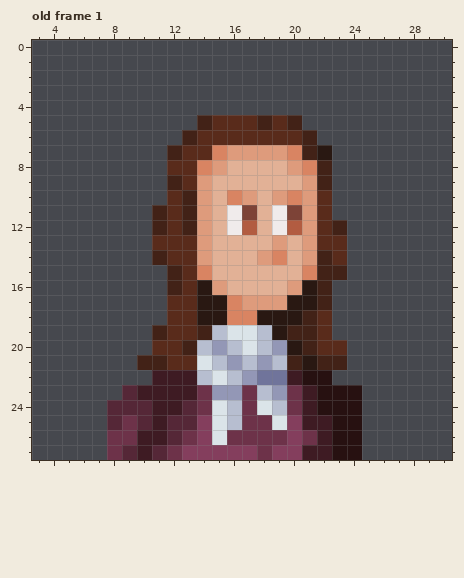
File history of a pixel-art file, Sprites/personagens/fase 4/desmoulins.aseprite. That is the earlier state.
36x90 pixels, 1 frame. Shown: old frame 1: x 3..30, y 0..27. The commit also changed other frames or places, which this record leaves out.
The same view after the edit:
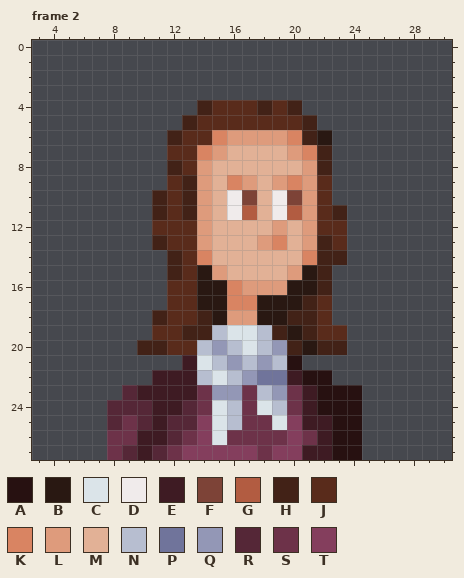
Palette (. is transparent): A #271111  B #291812  C #dbe4e9  D #f0ebeb  E #3e1b23  F #7d4337  G #b25c41  H #422217  J #592b1b  K #d98462  L #de9b7c  M #e2b196  N #b7bed0  P #70749b  Q #9397b6  R #552737  S #6d3249  T #843e5d
A new or re-ordered frame is compared with the old frame closest to it.
Edits made:
frames 1 -> 4
layer "Grupo 1/casaco" added
layer "casaco" removed
Frame 2 is new; against old frame 1, layer "Cabeça":
y 4: x 14..20 ....... -> HJJJHJH
y 5: x 13..14 .H -> HJ; x 18 H -> J; x 20..21 H. -> JH
y 6: x 12..13 .H -> HJ; x 15..20 JJJJJJ -> KLLLLK; x 22 . -> B
y 7: x 12 H -> J; x 14..22 JKLLLLKHB -> KLMMMMLKH
y 8: x 12 J -> H; x 14..15 KL -> LM; x 20..21 LK -> ML
y 9: x 12..13 HJ -> JH; x 16..17 MM -> KL; x 19..20 MM -> LK; x 22 H -> J
y 10: x 11 . -> H; x 16..17 KL -> DF; x 19..20 LK -> DF
y 11: x 17 F -> G; x 20 F -> G; x 23 . -> H
y 12: x 11 H -> J; x 13 H -> J; x 16..17 DG -> MM; x 19..20 DG -> LM; x 23 H -> J
y 13: x 11 J -> H; x 18..19 ML -> LK; x 22 J -> H
y 14: x 11..12 HJ -> .H; x 14 L -> K; x 18..19 LK -> MM; x 21 L -> K; x 23 J -> H
y 15: x 14..15 KM -> BL; x 20..21 MK -> LB; x 23 H -> .
y 16: x 12 H -> J; x 15..20 LMMMML -> BKLLLB
y 17: x 17..19 LLL -> KBB; x 21..22 BH -> HJ
y 18: x 11 . -> H; x 14 B -> H; x 16..17 KK -> LL; x 20 B -> H
y 19: x 11 H -> J; x 13 J -> H; x 19..20 BH -> HB; x 23 . -> J
y 20: x 10..11 .J -> HH; x 13 H -> J; x 20..23 BHJJ -> HBHH
y 21: x 10..13 HHJJ -> ...E; x 20..23 HBHH -> A...
Boxes around the changes in both pictures, in picture pixels (x1, y1, x2, y2):
changed: (137, 100, 347, 370)
